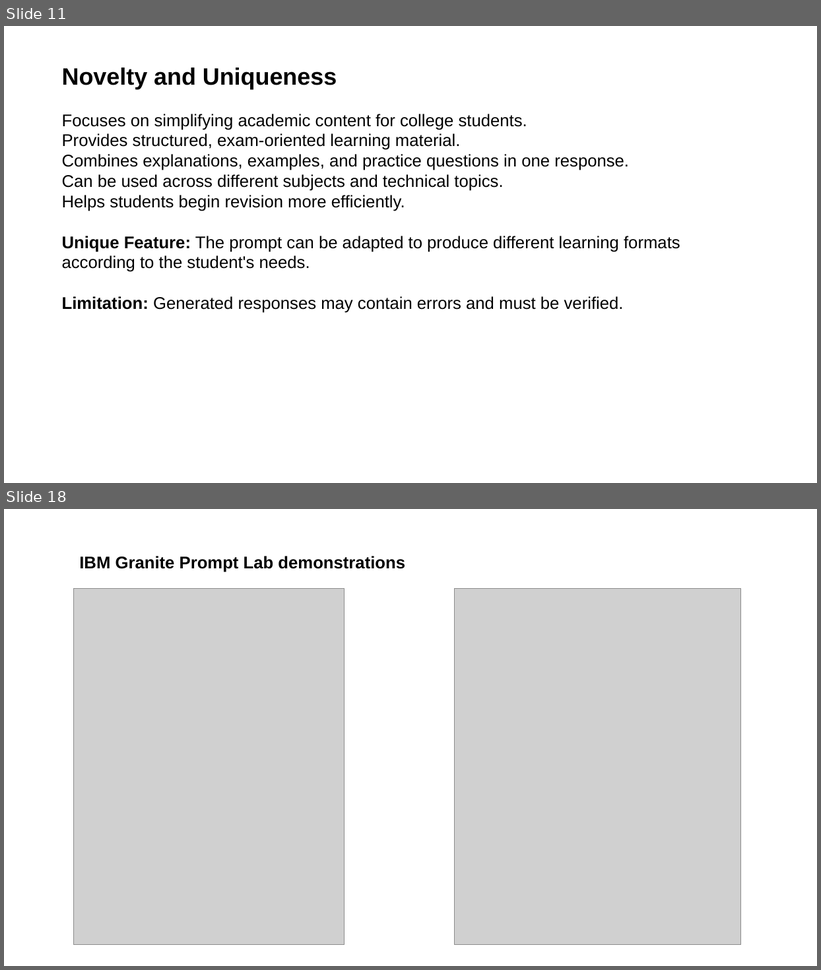
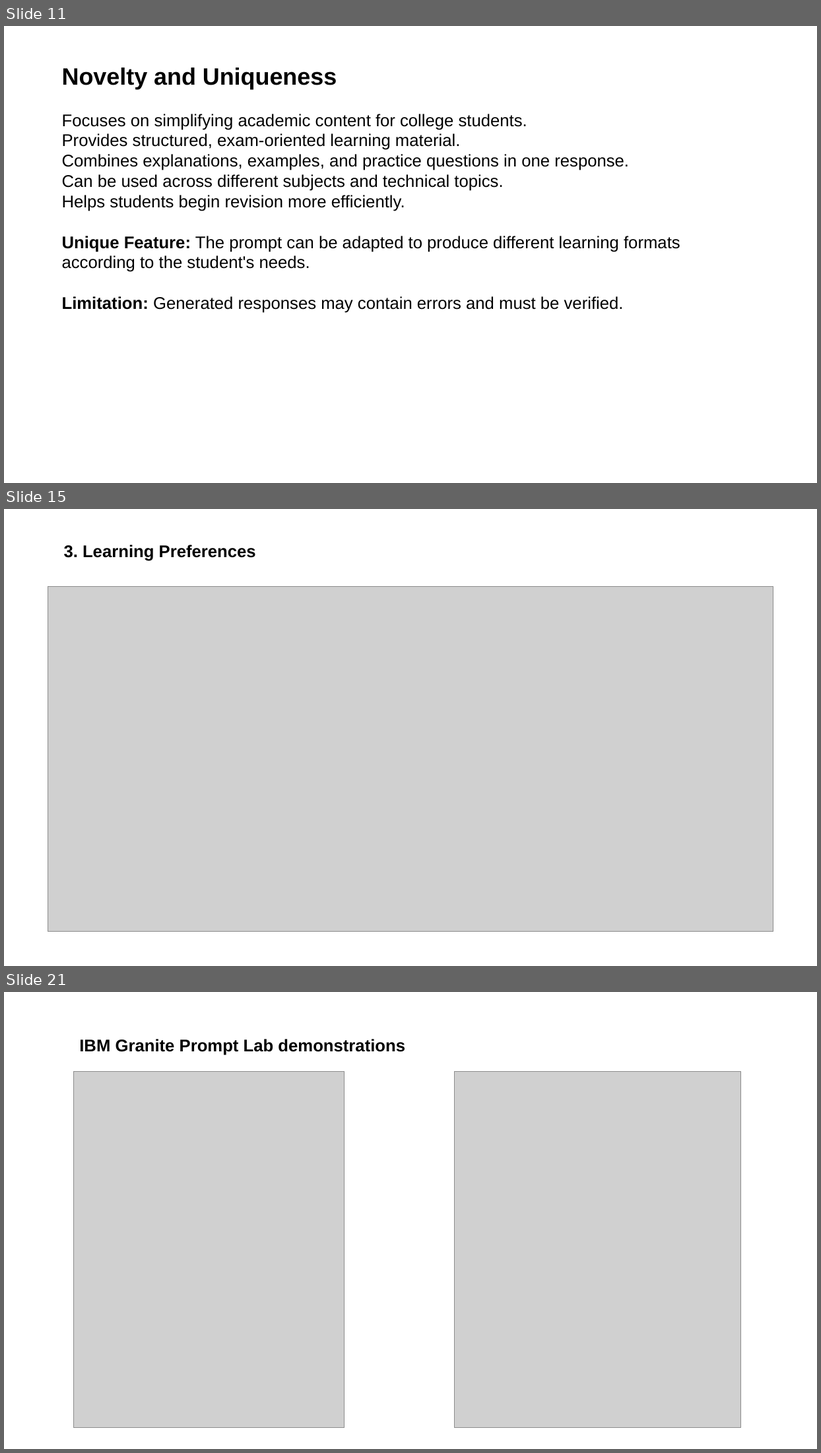
Before and after one commit to Swapnika2229/LearnEase-AI, a slide deck: LearnEase_AI_Project_Presentation.pptx. Shown one above the other, each under a label of ours: slides 11 and 18 before the commit, slides 11, 15 and 21 after it; the slides between them are not shown. The pictures are 821x970 and 821x1453 pixels, drawn with LibreOffice and Linux fonts; fonts in the diff are those of the drawing; grey boxes stand for pictures. Boxes give left, top, right and bottom in pixels: in the first picture for what was removed or moved away, otherwise in the second. Text is boxed around its words. In the diff, an @@ line names an element or a change of style, - is before the commit and + after.

Commit message:
Update LearnEase AI project presentation

```diff
--- a/LearnEase_AI_Project_Presentation.pptx
+++ b/LearnEase_AI_Project_Presentation.pptx
@@ slide 15 added at (4,509,817,966), background #FFFFFF @@
@@ text added at (64,545,256,561), 20 pt, text #000000, bold @@
+3. Learning Preferences
@@ picture added at (48,586,774,932) @@
@@ what was slide 18 is now slide 21 @@
```
Also in this commit, not shown: 5 slides changed, 4 other slides added, 2 slides removed.
